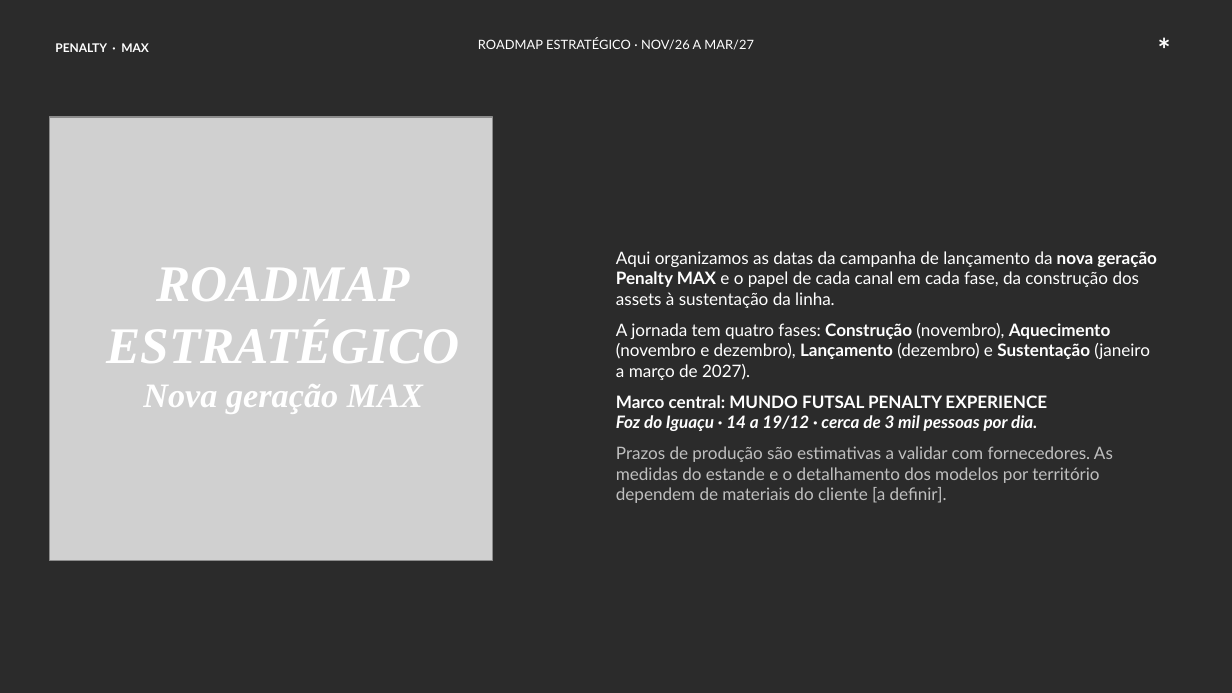
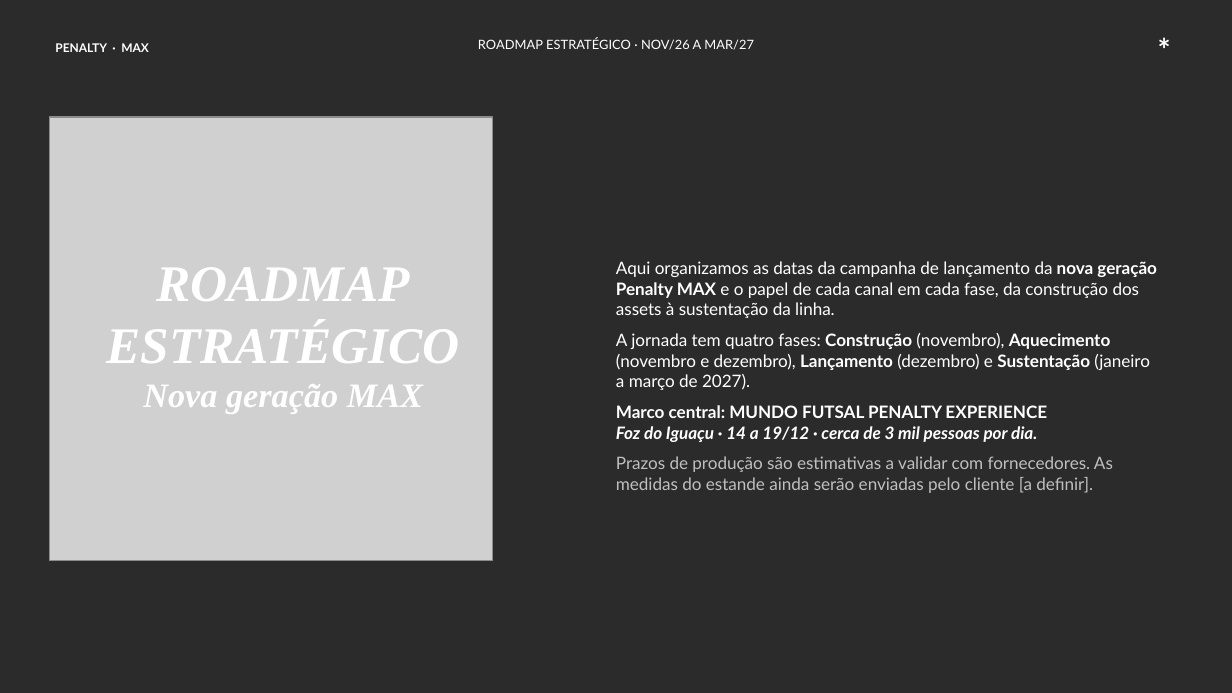
Before and after one commit to BiancaSchwanke/data-manipulation-exercises, a slide deck: slide 1 of penalty-max/Penalty_MAX_Roadmap.pptx. Drawn at 1232x693 pixels with LibreOffice and Linux fonts; fonts in the diff are those of the drawing; grey boxes stand for pictures; background and template pictures are left out; a plain dark background stands for a picture behind light text. Boxes give left, top, right and bottom in pixels: in the first picture for what was removed or moved away, otherwise in the second. Text is boxed around its words. In the diff, an @@ line names an element or a change of style, - is before the commit and + after.

```diff
--- a/penalty-max/Penalty_MAX_Roadmap.pptx
+++ b/penalty-max/Penalty_MAX_Roadmap.pptx
@@ text at (x1=616, y1=456, x2=1113, y2=493): text changed @@
-Prazos de produção são estimativas a validar com fornecedores. As medidas do estande e o detalhamento dos modelos por território dependem de materiais do cliente [a definir].
+Prazos de produção são estimativas a validar com fornecedores. As medidas do estande ainda serão enviadas pelo cliente [a definir].
```
Also in this commit, not shown: 7 other slides changed, 1 other file.
